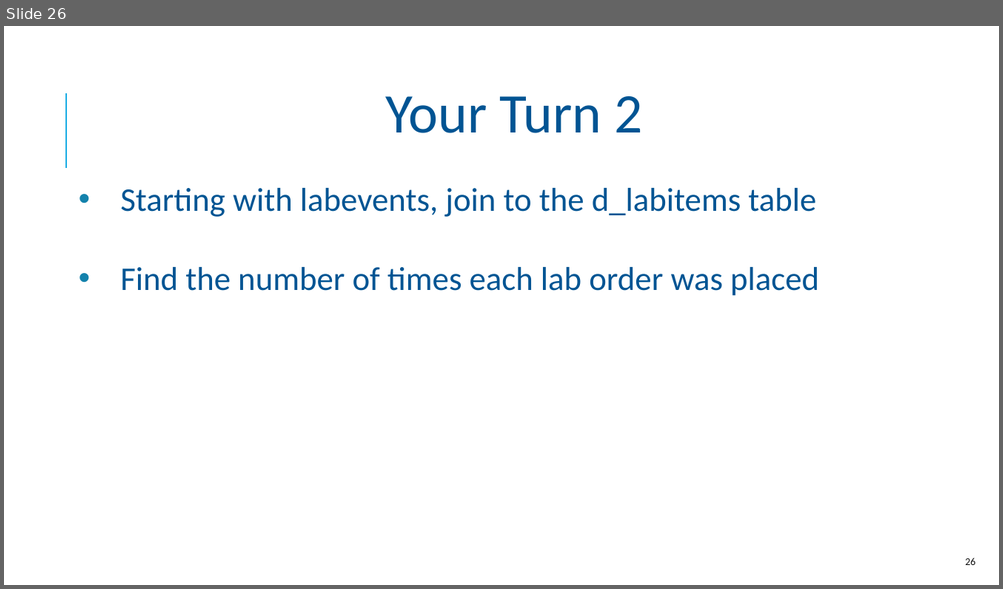
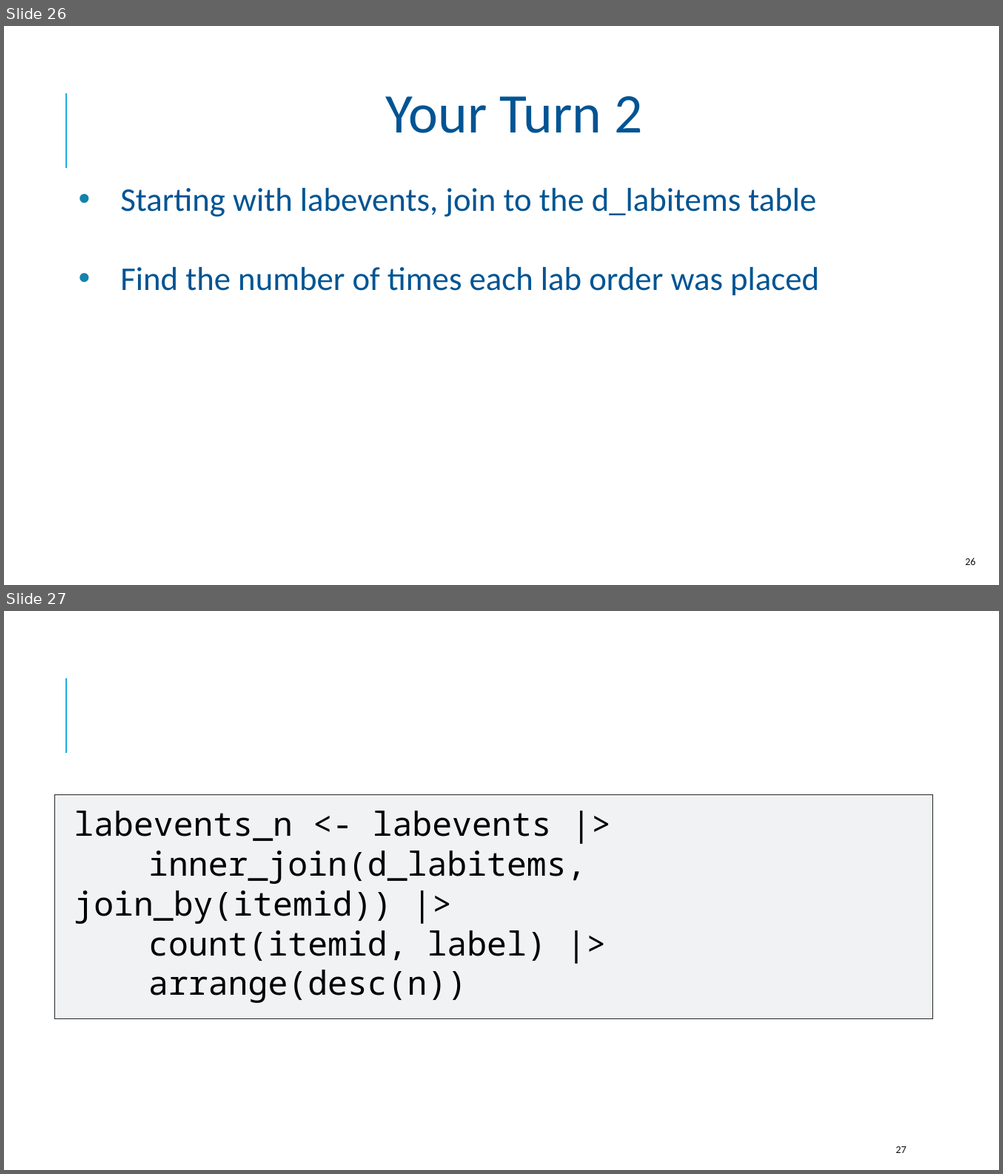
Before and after one commit to amromeo/api_r_int_db_24, a slide deck: presentations/03 - Joins.pptx. Shown one above the other, each under a label of ours: slide 26 before the commit, slides 26 and 27 after it. The pictures are 1003x589 and 1003x1174 pixels, drawn with LibreOffice and Linux fonts; fonts in the diff are those of the drawing; background and template pictures are left out. Boxes give left, top, right and bottom in pixels: in the first picture for what was removed or moved away, otherwise in the second. Text is boxed around its words. In the diff, an @@ line names an element or a change of style, - is before the commit and + after.

```diff
--- a/presentations/03 - Joins.pptx
+++ b/presentations/03 - Joins.pptx
@@ slide 27 added at box(4, 611, 999, 1170), background #FFFFFF; not listed: 1 template element that a slide beside it also shows @@
@@ freeform shape added at box(55, 795, 933, 1019), fill #F0F2F4, outline #262626 0.75 pt @@
@@ text added at box(74, 811, 586, 1003), 32 pt, text #000000 @@
+labevents_n <- labevents |>
+inner_join(d_labitems, join_by(itemid)) |>
+count(itemid, label) |>
+arrange(desc(n))
@@ page number added at box(896, 1147, 906, 1153), 10 pt, text #0D0D0D @@
+27
```
Also in this commit, not shown: 11 slides changed, 2 other slides added.
